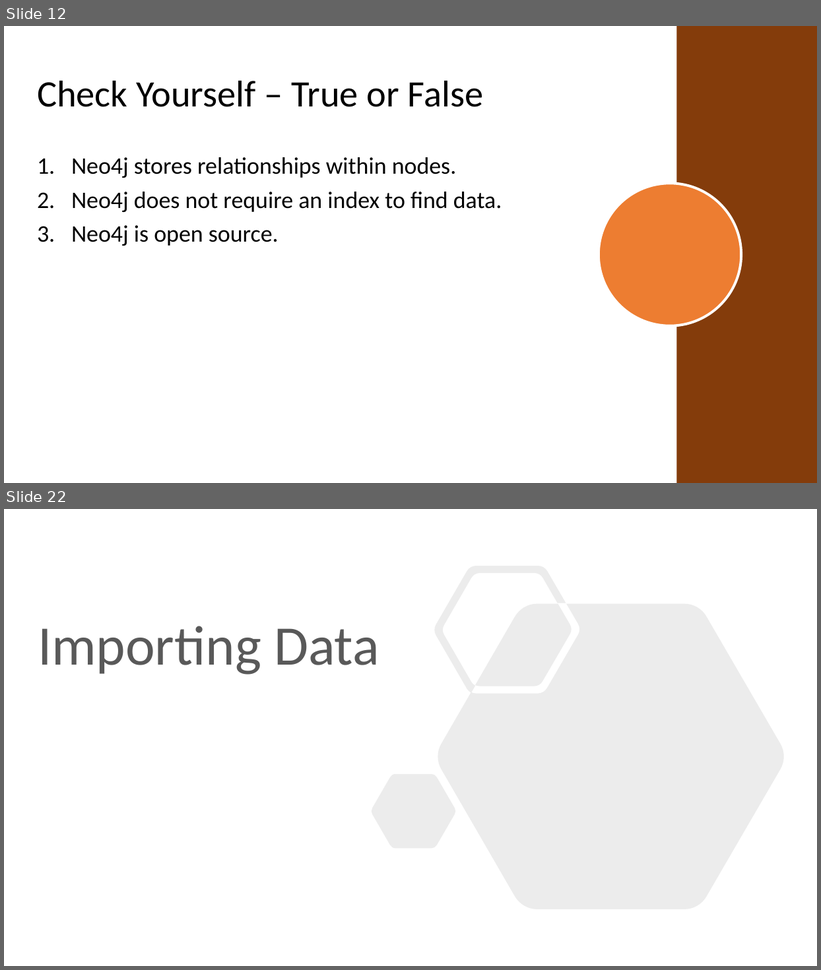
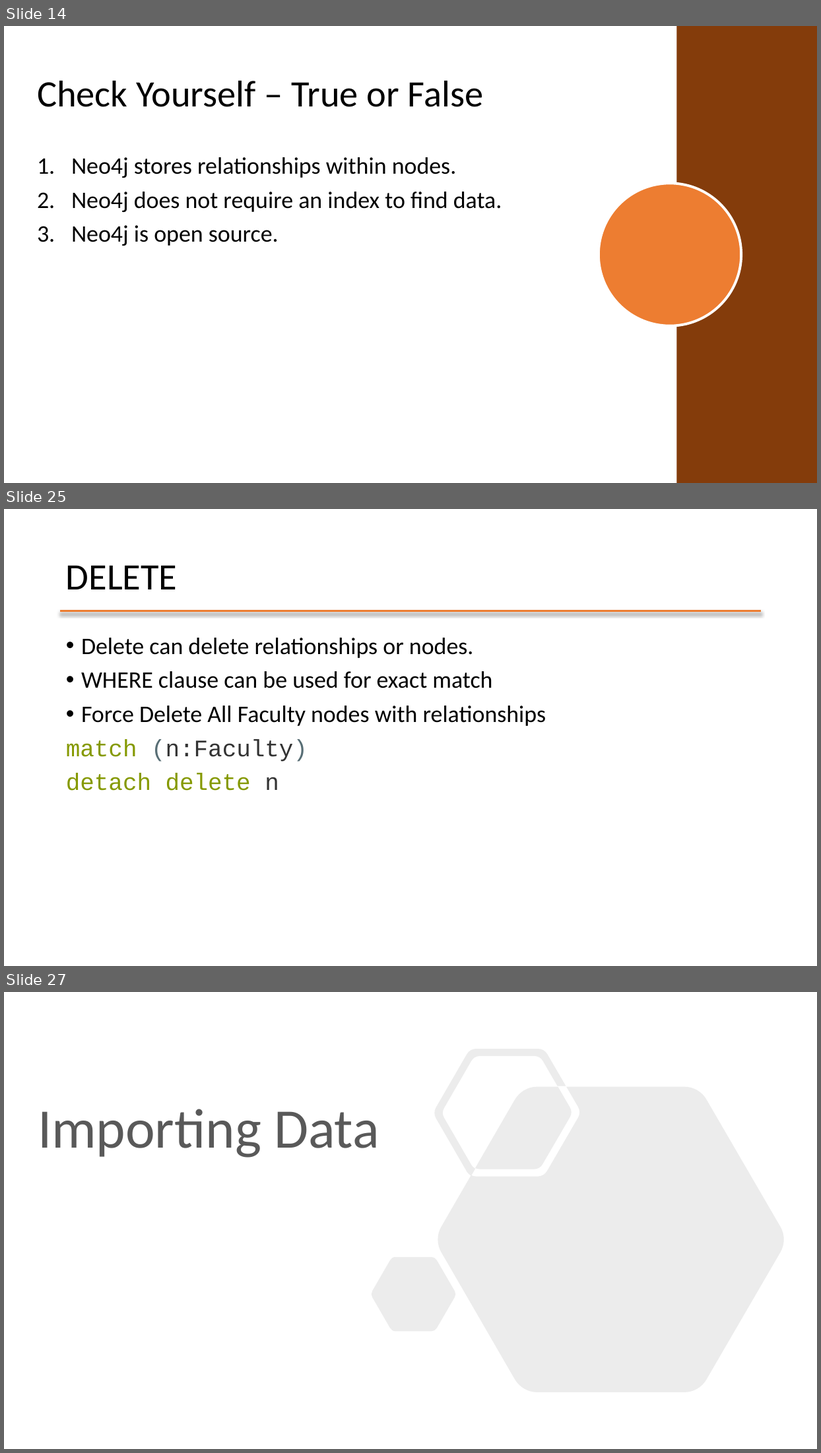
Before and after one commit to mafudge/ist769-old, a slide deck: content/I-Graph/I-Graph.pptx. Shown one above the other, each under a label of ours: slides 12 and 22 before the commit, slides 14, 25 and 27 after it; the slides between them are not shown. The pictures are 821x970 and 821x1453 pixels, drawn with LibreOffice and Linux fonts; fonts in the diff are those of the drawing; background and template pictures are left out. Boxes give left, top, right and bottom in pixels: in the first picture for what was removed or moved away, otherwise in the second. Text is boxed around its words. In the diff, an @@ line names an element or a change of style, - is before the commit and + after.

```diff
--- a/content/I-Graph/I-Graph.pptx
+++ b/content/I-Graph/I-Graph.pptx
@@ slide 25 added at [4, 509, 817, 966], background #FFFFFF @@
@@ title added at [66, 565, 178, 590], 44 pt, text #000000 @@
+DELETE
@@ line added from (60, 611) to (762, 611), #ED7D31 2.25 pt @@
@@ text added at [66, 638, 547, 791], 28 pt, text #000000 @@
+• Delete can delete relationships or nodes.
+• WHERE clause can be used for exact match
+• Force Delete All Faculty nodes with relationships
+match (n:Faculty)
+detach delete n
@@ what was slide 12 is now slide 14 @@
@@ what was slide 22 is now slide 27 @@
```
Also in this commit, not shown: 8 slides changed, 18 other slides added, 9 slides removed, 4 other files.
